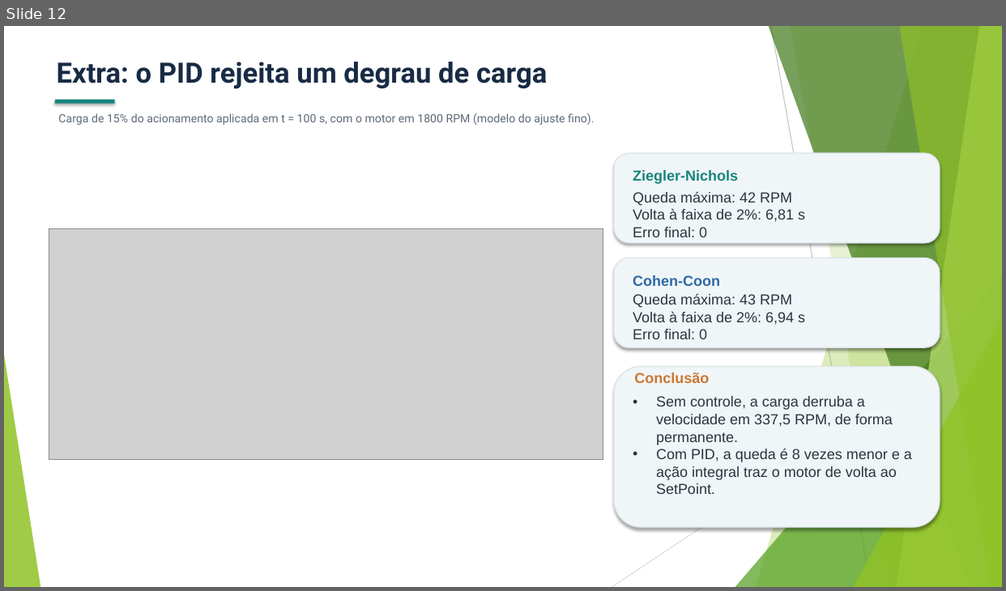
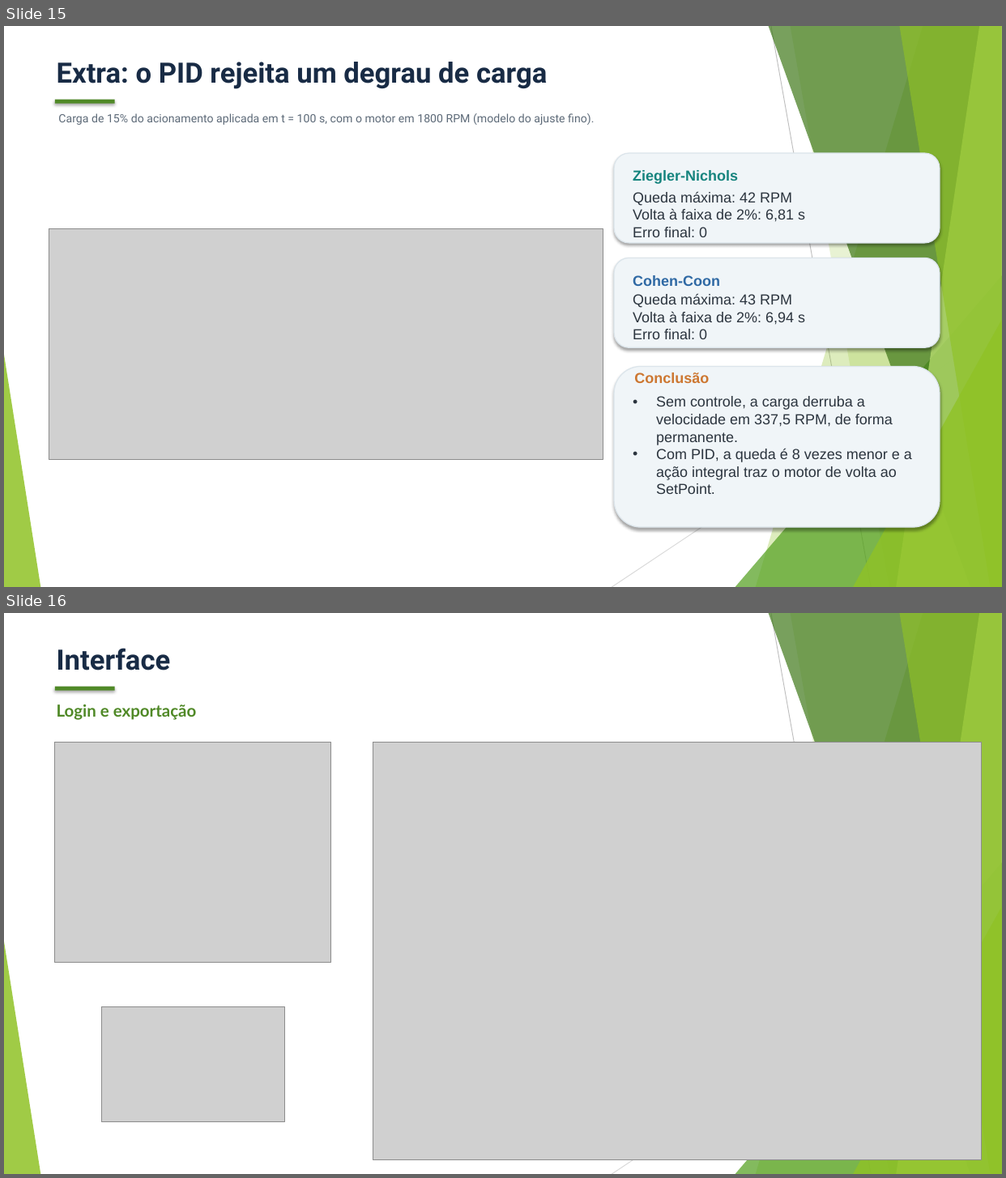
Before and after one commit to MariaRitaRR/projeto-de-embarcados-c13, a slide deck: Slides_Projeto_C13_1.pptx. Shown one above the other, each under a label of ours: slide 12 before the commit, slides 15 and 16 after it. The pictures are 1006x591 and 1006x1178 pixels, drawn with LibreOffice and Linux fonts; fonts in the diff are those of the drawing; grey boxes stand for pictures. Boxes give left, top, right and bottom in pixels: in the first picture for what was removed or moved away, otherwise in the second. Text is boxed around its words. In the diff, an @@ line names an element or a change of style, - is before the commit and + after.

```diff
--- a/Slides_Projeto_C13_1.pptx
+++ b/Slides_Projeto_C13_1.pptx
@@ slide 16 added at <box>4,613,1002,1174</box>, background #FFFFFF; not listed: 10 template elements that a slide beside it also shows @@
@@ text added at <box>57,648,171,671</box>, 27 pt, text #182B45, bold @@
+Interface
@@ rectangle added at <box>55,687,115,691</box>, fill #508927 @@
@@ text added at <box>57,705,197,720</box>, 16 pt, text #508927, bold @@
+Login e exportação
@@ picture added at <box>55,742,331,963</box> @@
@@ picture added at <box>373,742,982,1160</box> @@
@@ picture added at <box>101,1007,285,1122</box> @@
@@ what was slide 12 is now slide 15 @@
@@ slide 15 changed as well @@
@@ rectangle at <box>55,100,115,104</box>: fill #16847E to #508927 @@
```
Also in this commit, not shown: 10 other slides changed, 3 other slides added.
